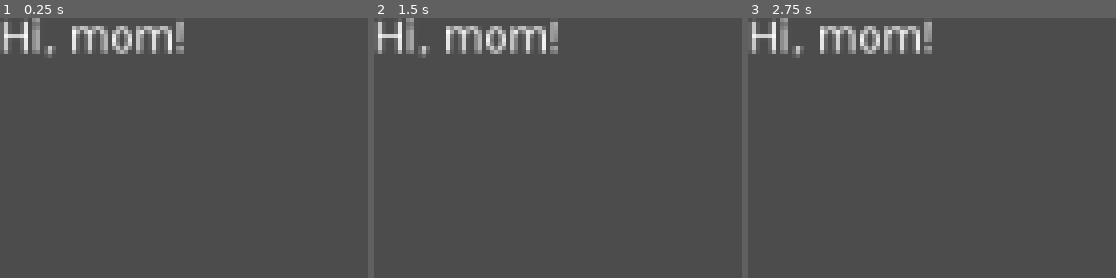
Above: before the commit, frames 1-3 (left to right).
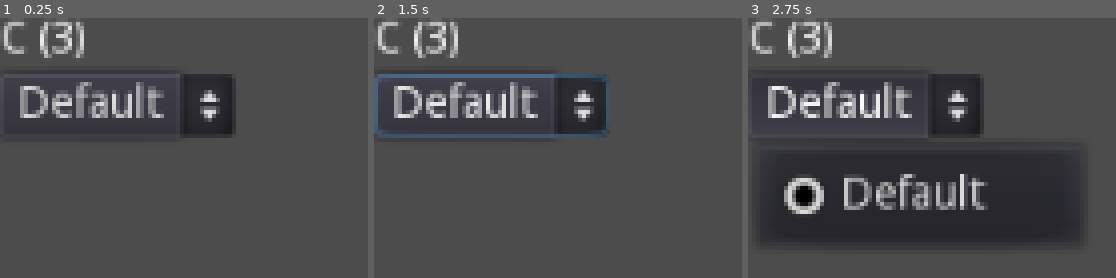
Above: after the commit, the same moments.

Repository: VojtaStruhar/recorder-madness
Game: Godot game, scene res://MainMenu.tscn
Same seed, same stepped clock (60 frames per second), same inputs: the game is played once before the commit and once after it.
Inputs (mouse positions are in pixels of both pictures, inside the frame that each line leads up to):
- Up to frame 1 (0.25 s): no input
- Up to frame 2 (1.5 s): click (491, 106) at 0.5 s, where only the run after the commit has a clickable "Default"; click (491, 106) at 1.25 s, where only the run after the commit has a clickable "Default"
- Up to frame 3 (2.75 s): click (865, 106) at 2 s, where only the run after the commit has a clickable "Default"

The runs differ from the first frame. In frame 1, 10% of the frame differs, in the area x 1-65%, y 0-47%; in frame 2, 11%; in frame 3, 41%, in the area x 1-91%, y 0-88%.

Commit message:
Note recognition works.
+ Added note frequencies and made it a global singleton.
+ Added microphone device selection as a separate scene.
+ Added switchable enum processing modes to note processing script (currently in main menu).

Diff:
--- /dev/null
+++ b/MainMenu.gd
@@ -0,0 +1,76 @@
+extends Control
+
+enum NoteBufferProcessingMode {
+	AVERAGE, MEDIAN
+}
+var processing_mode = NoteBufferProcessingMode.MEDIAN
+
+# This is the main observed property to the outside world. Stores current note
+var current_note: float = 0
+
+const HIGHEST_NOTE_INDEX = 45 # 45 is A2, it's the highest note I'm comfortable playing, really.
+const LOWEST_NOTE_INDEX = 25 # 25 is the low C on my recorder
+
+const NOTES_BUFFER_SIZE = 4
+var notes_buffer = []
+
+var spectrum_analyzer: AudioEffectSpectrumAnalyzerInstance
+
+func _ready() -> void:
+	var record_bus_index = AudioServer.get_bus_index('Fletnicka')
+	# We get 0th effect, since it's the only one on the bus
+	spectrum_analyzer = AudioServer.get_bus_effect_instance(record_bus_index, 0)
+
+
+func _process(_delta: float) -> void:
+	analyze_recorder_notes()
+	$VBoxContainer/Label.text = NoteFrequencies.names[round(current_note)]
+
+func analyze_recorder_notes() -> void:
+	var highest_magnitude: float = -1
+	var highest_magnitude_note_index: int = -1
+
+	for i in range(1, len(NoteFrequencies.notes) - 1):
+		var mag = spectrum_analyzer.get_magnitude_for_frequency_range(
+			NoteFrequencies.notes[i - 1],
+			NoteFrequencies.notes[i + 1],
+			AudioEffectSpectrumAnalyzerInstance.MAGNITUDE_AVERAGE
+		).length()
+
+		if mag > highest_magnitude:
+			highest_magnitude = mag
+			highest_magnitude_note_index = i
+
+	# include only notes that aren't too low or too high
+	# - usually surrounding noise or silence
+	if LOWEST_NOTE_INDEX <= highest_magnitude_note_index and highest_magnitude_note_index <= HIGHEST_NOTE_INDEX:
+		notes_buffer.append(highest_magnitude_note_index)
+
+	# get rid of excess stored notes
+	while notes_buffer.size() > NOTES_BUFFER_SIZE:
+		notes_buffer.pop_front()
+
+	if processing_mode == NoteBufferProcessingMode.AVERAGE:
+		current_note = array_average(notes_buffer)
+	elif processing_mode == NoteBufferProcessingMode.MEDIAN:
+		current_note = array_median(notes_buffer)
+
+
+func array_average(arr: Array) -> float:
+	var avg = 0.0
+	if arr.empty():
+		return avg
+
+	for i in range(arr.size()):
+		avg += arr[i]
+	avg /= arr.size()
+	return avg
+
+func array_median(arr: Array) -> float:
+	var median: float = 0.0
+	if arr.empty():
+		return median
+
+	var s_arr = arr.duplicate()
+	s_arr.sort()
+	return s_arr[s_arr.size() / 2]
--- a/MainMenu.tscn
+++ b/MainMenu.tscn
@@ -1,10 +1,28 @@
-[gd_scene format=2]
+[gd_scene load_steps=4 format=2]
+
+[ext_resource path="res://MainMenu.gd" type="Script" id=1]
+[ext_resource path="res://UIElements/DeviceSelection.tscn" type="PackedScene" id=2]
+
+[sub_resource type="AudioStreamMicrophone" id=2]
 
 [node name="MainMenu" type="Control"]
 anchor_right = 1.0
 anchor_bottom = 1.0
+script = ExtResource( 1 )
 
-[node name="Label" type="Label" parent="."]
+[node name="VBoxContainer" type="VBoxContainer" parent="."]
 margin_right = 40.0
+margin_bottom = 40.0
+
+[node name="Label" type="Label" parent="VBoxContainer"]
+margin_right = 60.0
 margin_bottom = 14.0
 text = "Hi, mom!"
+
+[node name="DeviceSelection" parent="VBoxContainer" instance=ExtResource( 2 )]
+margin_right = 60.0
+
+[node name="mic_input" type="AudioStreamPlayer" parent="."]
+stream = SubResource( 2 )
+autoplay = true
+bus = "Fletnicka"
--- /dev/null
+++ b/NoteFrequencies.gd
@@ -0,0 +1,134 @@
+extends Node
+
+# Note frequencies taken from
+# https://kassaflutes.com/articles/php-music-frequencies
+
+var notes = []
+var names = []
+
+func _init():
+	print("Note Frequencies initialized!")
+	notes.append(130.812782650299317)
+	names.append("C (3)")
+	notes.append(138.591315488436048)
+	names.append("C# (3)")
+	notes.append(146.832383958703780)
+	names.append("D (3)")
+	notes.append(155.563491861040455)
+	names.append("D# (3)")
+	notes.append(164.813778456434964)
+	names.append("E (3)")
+	notes.append(174.614115716501942)
+	names.append("F (3)")
+	notes.append(184.997211355817199)
+	names.append("F# (3)")
+	notes.append(195.997717990874647)
+	names.append("G (3)")
+	notes.append(207.652348789972569)
+	names.append("G# (3)")
+	notes.append(220.000000000000000)
+	names.append("A (3)")
+	notes.append(233.081880759044958)
+	names.append("B (3)")
+	notes.append(246.941650628062055)
+	names.append("H (3)")
+
+	notes.append(261.625565300598634)
+	names.append("C (4)") # middle C
+	notes.append(277.182630976872096)
+	names.append("C# (4)")
+	notes.append(293.664767917407560)
+	names.append("D (4)")
+	notes.append(311.126983722080910)
+	names.append("D# (4)")
+	notes.append(329.627556912869929)
+	names.append("E (4)")
+	notes.append(349.228231433003884)
+	names.append("F (4)")
+	notes.append(369.994422711634398)
+	names.append("F# (4)")
+	notes.append(391.995435981749294)
+	names.append("G (4)")
+	notes.append(415.304697579945138)
+	names.append("G# (4)")
+	notes.append(440.000000000000000)
+	names.append("A (4)") # A 440
+	notes.append(466.163761518089916)
+	names.append("B (4)")
+	notes.append(493.883301256124111)
+	names.append("H (4)")
+
+	notes.append(523.251130601197269)
+	names.append("C (5)")
+	notes.append(554.365261953744192)
+	names.append("C# (5)")
+	notes.append(587.329535834815120)
+	names.append("D (5)")
+	notes.append(622.253967444161821)
+	names.append("D# (5)")
+	notes.append(659.255113825739859)
+	names.append("E (5)")
+	notes.append(698.456462866007768)
+	names.append("F (5)")
+	notes.append(739.988845423268797)
+	names.append("F# (5)")
+	notes.append(783.990871963498588)
+	names.append("G (5)")
+	notes.append(830.609395159890277)
+	names.append("G# (5)")
+	notes.append(880.000000000000000)
+	names.append("A (5)")
+	notes.append(932.327523036179832)
+	names.append("B (5)")
+	notes.append(987.766602512248223)
+	names.append("H (5)")
+
+	notes.append(1046.502261202394538)
+	names.append("C (6)")
+	notes.append(1108.730523907488384)
+	names.append("C# (6)")
+	notes.append(1174.659071669630241)
+	names.append("D (6)")
+	notes.append(1244.507934888323642)
+	names.append("D# (6)")
+	notes.append(1318.510227651479718)
+	names.append("E (6)")
+	notes.append(1396.912925732015537)
+	names.append("F (6)")
+	notes.append(1479.977690846537595)
+	names.append("F# (6)")
+	notes.append(1567.981743926997176)
+	names.append("G (6)")
+	notes.append(1661.218790319780554)
+	names.append("G# (6)")
+	notes.append(1760.000000000000000)
+	names.append("A (6)")
+	notes.append(1864.655046072359665)
+	names.append("B (6)")
+	notes.append(1975.533205024496447)
+	names.append("H (6)")
+
+	notes.append(2093.004522404789077)
+	names.append("C (7)")
+	notes.append(2217.461047814976769)
+	names.append("C# (7)")
+	notes.append(2349.318143339260482)
+	names.append("D (7)")
+	notes.append(2489.015869776647285)
+	names.append("D# (7)")
+	notes.append(2637.020455302959437)
+	names.append("E (7)")
+	notes.append(2793.825851464031075)
+	names.append("F (7)")
+	notes.append(2959.955381693075191)
+	names.append("F# (7)")
+	notes.append(3135.963487853994352)
+	names.append("G (7)")
+	notes.append(3322.437580639561108)
+	names.append("G# (7)")
+	notes.append(3520.000000000000000)
+	names.append("A (7)")
+	notes.append(3729.310092144719331)
+	names.append("B (7)")
+	notes.append(3951.066410048992894)
+	names.append("H (7)")
--- /dev/null
+++ b/UIElements/DeviceSelection.tscn
@@ -0,0 +1,27 @@
+[gd_scene load_steps=2 format=2]
+
+[sub_resource type="GDScript" id=1]
+script/source = "extends OptionButton
+
+var devices: Array
+
+func _ready() -> void:
+	devices = AudioServer.capture_get_device_list()
+
+	for i in range(devices.size()):
+		var device = devices[i]
+		add_item(device)
+		if device == AudioServer.capture_get_device():
+			select(i)
+
+func _on_DeviceSelection_item_selected(index):
+	AudioServer.capture_set_device(devices[index])
+"
+
+[node name="DeviceSelection" type="OptionButton"]
+margin_top = 18.0
+margin_right = 114.0
+margin_bottom = 38.0
+script = SubResource( 1 )
+
+[connection signal="item_selected" from="." to="." method="_on_DeviceSelection_item_selected"]
--- /dev/null
+++ b/default_bus_layout.tres
@@ -0,0 +1,14 @@
+[gd_resource type="AudioBusLayout" load_steps=2 format=2]
+
+[sub_resource type="AudioEffectSpectrumAnalyzer" id=3]
+resource_name = "SpectrumAnalyzer"
+
+[resource]
+bus/1/name = "Fletnicka"
+bus/1/solo = false
+bus/1/mute = true
+bus/1/bypass_fx = false
+bus/1/volume_db = 0.0
+bus/1/send = "RecordOutput"
+bus/1/effect/0/effect = SubResource( 3 )
+bus/1/effect/0/enabled = true
--- a/project.godot
+++ b/project.godot
@@ -18,6 +18,10 @@
 
 enable_audio_input=true
 
+[autoload]
+
+NoteFrequencies="*res://NoteFrequencies.gd"
+
 [gui]
 
 common/drop_mouse_on_gui_input_disabled=true
